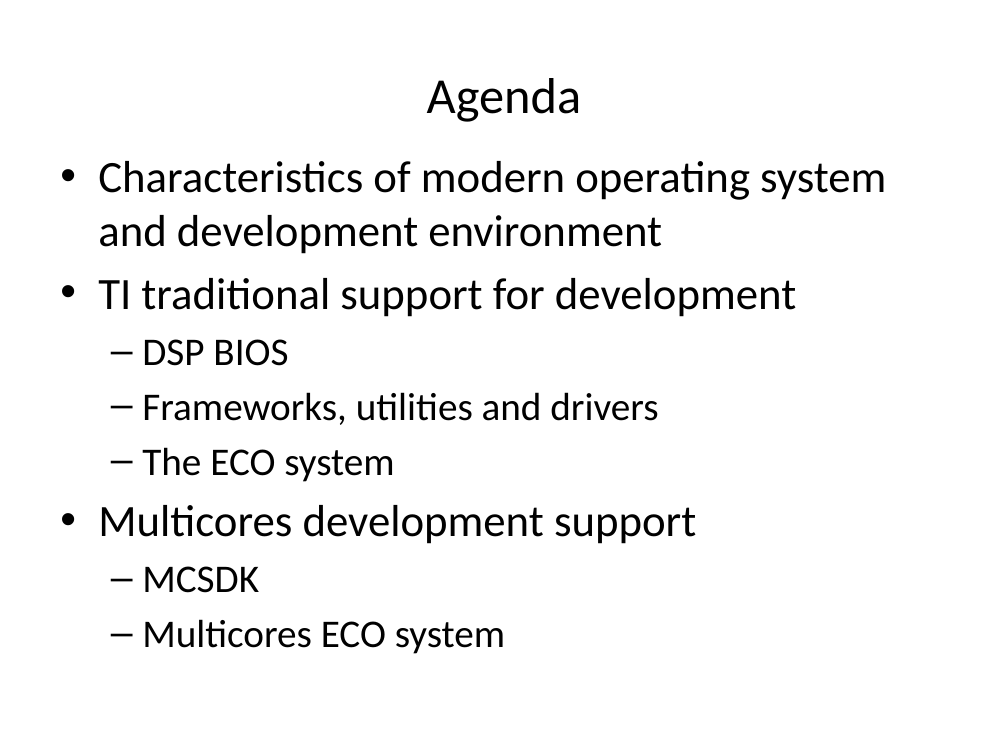
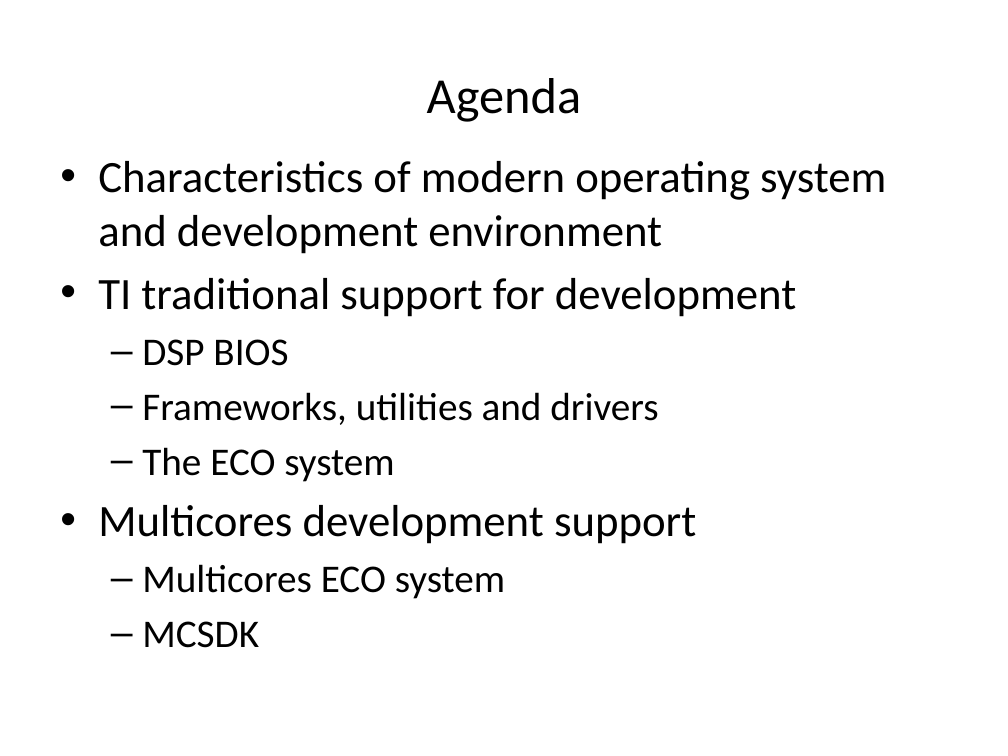
Before and after one commit to hari1989/keystone-workshop, a slide deck: slide 2 of preliminary/Introduction to KeyStone Software ECO.pptx. Drawn at 1008x756 pixels with LibreOffice and Linux fonts; fonts in the diff are those of the drawing. Boxes give left, top, right and bottom in pixels: in the first picture for what was removed or moved away, otherwise in the second. Text is boxed around its words. In the diff, an @@ line names an element or a change of style, - is before the commit and + after.

```diff
--- a/preliminary/Introduction to KeyStone Software ECO.pptx
+++ b/preliminary/Introduction to KeyStone Software ECO.pptx
@@ text at [142, 564, 505, 599]: paragraph added @@
+  – Multicores ECO system
@@ text at [142, 619, 505, 654]: paragraph removed @@
-  – Multicores ECO system
```
